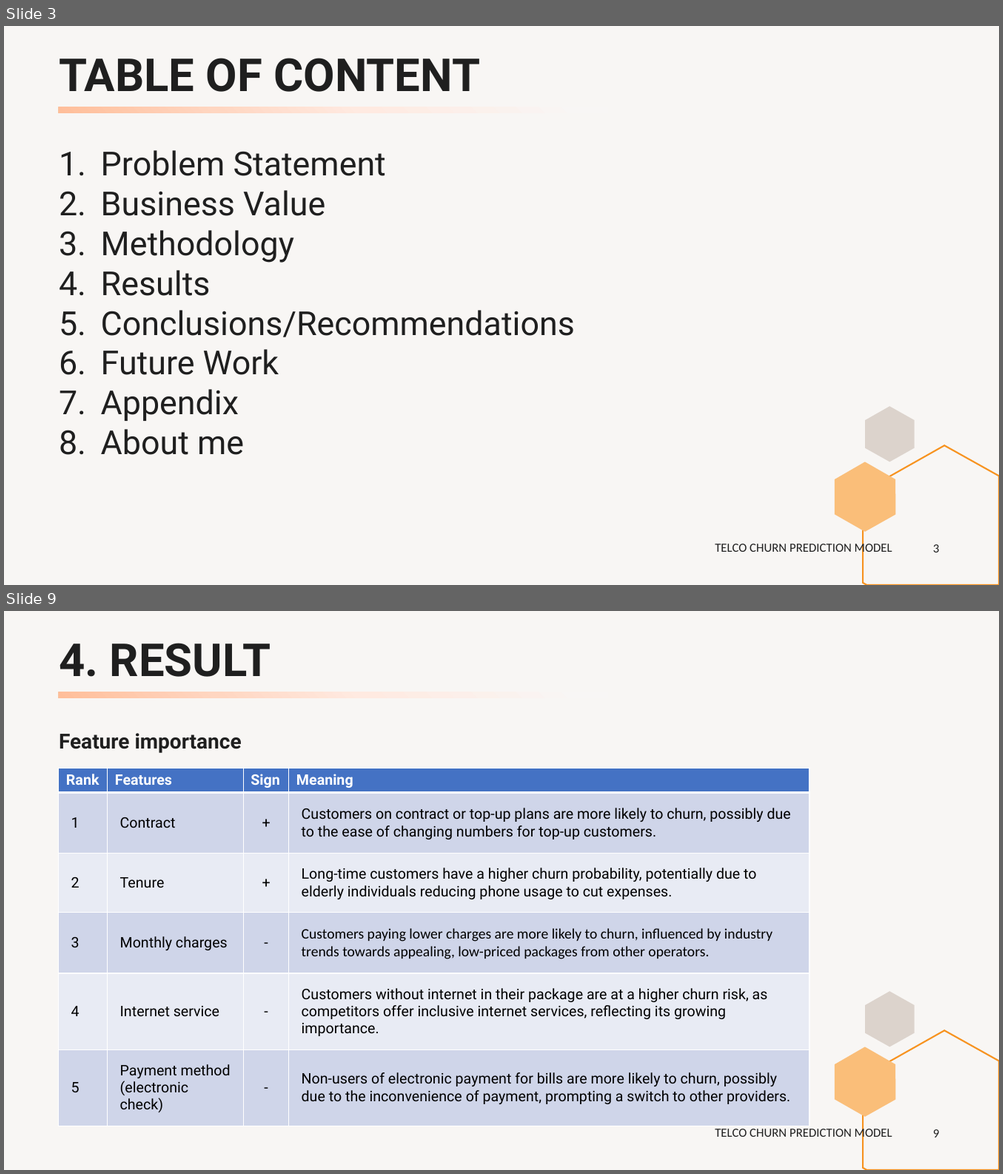
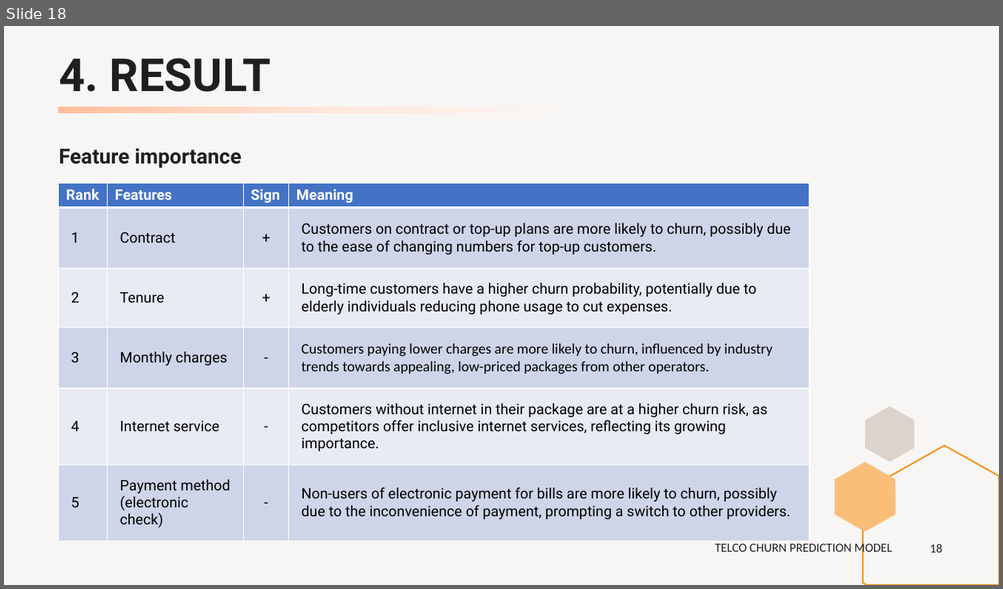
Before and after one commit to peerapat-t/Data-science-project, a slide deck: Telco-churn-prediction/Telco churn prediction.pptx. Shown one above the other, each under a label of ours: slides 3 and 9 before the commit, slide 18 after it; the slides between them are not shown. The pictures are 1003x1174 and 1003x589 pixels, drawn with LibreOffice and Linux fonts; fonts in the diff are those of the drawing. Boxes give left, top, right and bottom in pixels: in the first picture for what was removed or moved away, otherwise in the second. Text is boxed around its words. In the diff, an @@ line names an element or a change of style, - is before the commit and + after.

```diff
--- a/Telco-churn-prediction/Telco churn prediction.pptx
+++ b/Telco-churn-prediction/Telco churn prediction.pptx
@@ slide 3 removed at (4, 26, 999, 585), background #DCD3CC at 20% opacity; not listed: 3 template elements that a slide beside it also shows @@
@@ title removed at (59, 58, 480, 92) @@
-TABLE OF CONTENT
@@ rectangle removed at (59, 107, 608, 113) @@
@@ text removed at (101, 150, 575, 455) @@
-1. Problem Statement
-2. Business Value
-3. Methodology
-4. Results
-5. Conclusions/Recommendations
-6. Future Work
-7. Appendix
-8. About me
@@ text removed at (714, 542, 892, 555) @@
-TELCO CHURN PREDICTION MODEL
@@ page number removed at (933, 545, 939, 553) @@
-3
@@ what was slide 9 is now slide 18 @@
@@ page number at (930, 544, 942, 553): text changed @@
-9
+18
```
Also in this commit, not shown: 8 slides changed, 1 slide added, 1 other slide removed, 4 other files.
